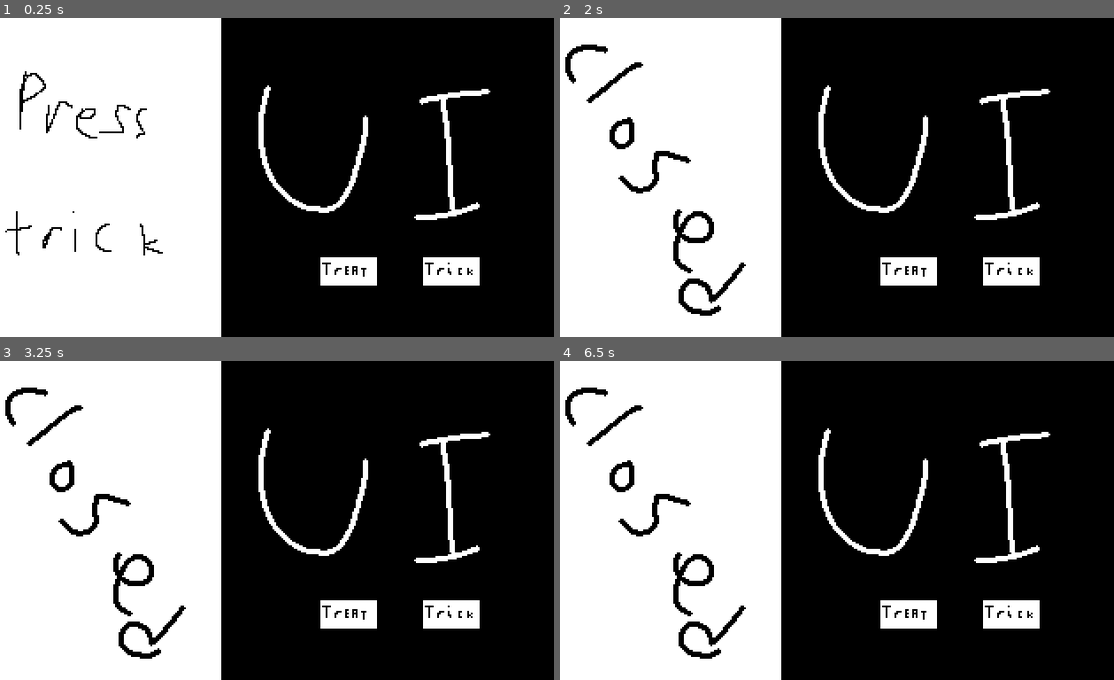
Above: before the commit, frames 1-4 (two rows, left to right).
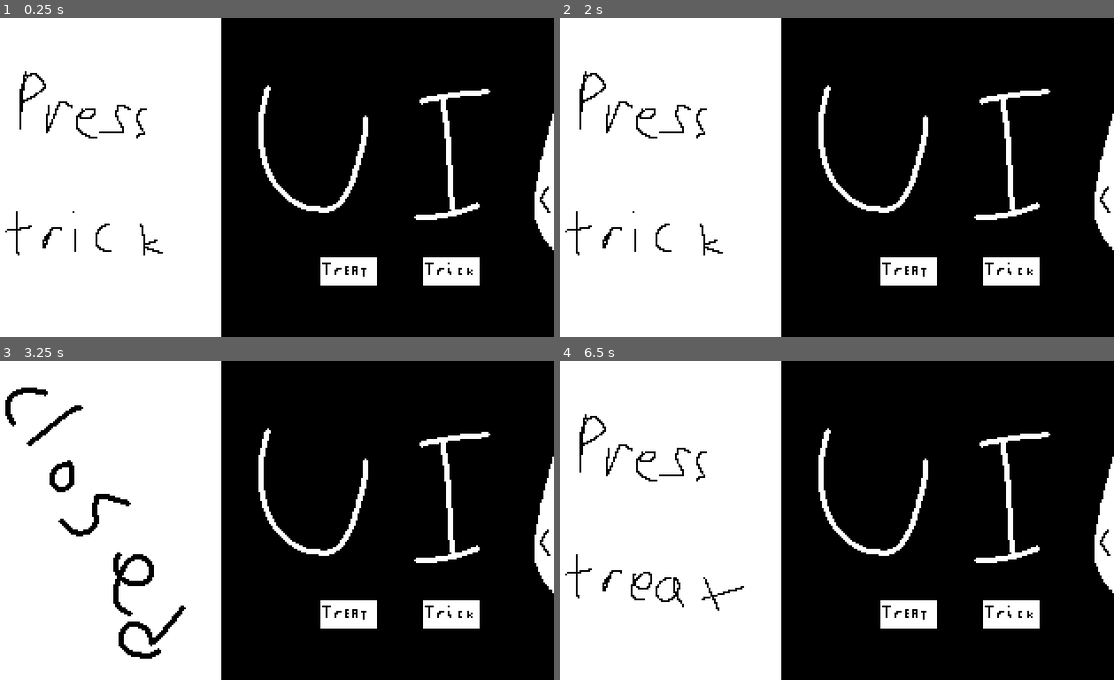
Above: after the commit, the same moments.

Repository: Ect0plasm/halloweenJam
Game: Godot game, scene res://Scenes/node_2d.tscn
Same seed, same stepped clock (60 frames per second), same inputs: the game is played once before the commit and once after it.
Inputs (mouse positions are in pixels of both pictures, inside the frame that each line leads up to):
- Up to frame 1 (0.25 s): no input
- Up to frame 2 (2 s): click (1008, 270) at 0.52 s; click (1008, 270) at 1.27 s
- Up to frame 3 (3.25 s): click (349, 613) at 2.02 s; click (349, 613) at 2.77 s
- Up to frame 4 (6.5 s): click (1008, 613) at 3.52 s; click (1008, 613) at 4.27 s; click (909, 613) at 5.02 s; click (909, 613) at 5.77 s

The runs differ from the first frame. In frame 1, 0.9% of the frame differs, in the area x 96-100%, y 30-73%; in frame 2, 3.5%; in frame 3, 0.9%; in frame 4, 3.6%, in the area x 0-100%, y 8-94%.

Commit message:
feat: Guide

Diff:
--- a/Scenes/Assets/visitorProperties.gd
+++ b/Scenes/Assets/visitorProperties.gd
@@ -1,2 +1,2 @@
 extends Sprite2D
-@export var trick:bool
+@export var trick: bool
--- a/Scenes/node_2d.tscn
+++ b/Scenes/node_2d.tscn
@@ -1,10 +1,12 @@
-[gd_scene load_steps=6 format=3 uid="uid://cxm1y0g8khuxs"]
+[gd_scene load_steps=8 format=3 uid="uid://cxm1y0g8khuxs"]
 
 [ext_resource type="Texture2D" uid="uid://ccis8pylpta65" path="res://closeDoor.png" id="1_u7krg"]
 [ext_resource type="Texture2D" uid="uid://bmndn1bjbak0x" path="res://UI.png" id="2_tx0tn"]
 [ext_resource type="Script" uid="uid://ctt35qcba1w8y" path="res://visitors.gd" id="3_wjtap"]
 [ext_resource type="Texture2D" uid="uid://6j0213vnaolv" path="res://Trick.png" id="4_v7gqg"]
 [ext_resource type="Texture2D" uid="uid://fwow3a58qj8n" path="res://Treat.png" id="5_chwn1"]
+[ext_resource type="Texture2D" uid="uid://y58rtd0uku02" path="res://guide.png" id="6_tx0tn"]
+[ext_resource type="Script" uid="uid://b7jr2dbtnsa8d" path="res://guide.gd" id="7_wjtap"]
 
 [node name="Node2D" type="Node2D"]
 
@@ -19,21 +21,33 @@
 [node name="GameController" type="Node" parent="." node_paths=PackedStringArray("door")]
 script = ExtResource("3_wjtap")
 door = NodePath("../CloseDoor")
-cooldowntime = 2.0
+mean = 1.5
+deviation = 0.4
 
-[node name="TextureButton2" type="TextureButton" parent="."]
+[node name="Trick" type="TextureButton" parent="."]
 offset_left = 246.0
 offset_top = 135.0
 offset_right = 278.0
 offset_bottom = 151.0
 texture_normal = ExtResource("4_v7gqg")
 
-[node name="TextureButton" type="TextureButton" parent="."]
+[node name="Treat" type="TextureButton" parent="."]
 offset_left = 188.0
 offset_top = 135.0
 offset_right = 220.0
 offset_bottom = 151.0
 texture_normal = ExtResource("5_chwn1")
 
-[connection signal="pressed" from="TextureButton2" to="GameController" method="button_pressed" binds= [true]]
-[connection signal="pressed" from="TextureButton" to="GameController" method="button_pressed" binds= [false]]
+[node name="Guide" type="TextureButton" parent="."]
+offset_left = 300.0
+offset_right = 470.0
+offset_bottom = 300.0
+texture_normal = ExtResource("6_tx0tn")
+script = ExtResource("7_wjtap")
+closed = Vector2(302, 0)
+open = Vector2(200, 0)
+speed = 0.2
+
+[connection signal="pressed" from="Trick" to="GameController" method="button_pressed" binds= [true]]
+[connection signal="pressed" from="Treat" to="GameController" method="button_pressed" binds= [false]]
+[connection signal="pressed" from="Guide" to="Guide" method="_on_pressed"]
--- /dev/null
+++ b/guide.gd
@@ -0,0 +1,21 @@
+extends TextureButton
+
+@export var closed: Vector2
+@export var open: Vector2
+@export var speed: float
+
+var tween: Tween
+var opened: bool = false
+
+func _ready():
+	var bitmap = BitMap.new()
+	bitmap.create_from_image_alpha(self.texture_normal.get_image())
+	self.texture_click_mask = bitmap
+
+func _on_pressed():
+	opened = not opened
+	tween = create_tween()
+	if opened:
+		tween.tween_property($".", "position", open, speed)
+	else:
+		tween.tween_property($".", "position", closed, speed)
--- a/visitors.gd
+++ b/visitors.gd
@@ -1,27 +1,35 @@
 extends Node
-@export var door:Sprite2D
-@onready var visitors = [preload("res://Scenes/Assets/Visitor1.tscn"),
-preload("res://Scenes/Assets/Visitor2.tscn")]
-@export var cooldowntime:float
+
+@export var door: Sprite2D
+@onready var visitors = [preload("res://Scenes/Assets/Visitor1.tscn"), preload("res://Scenes/Assets/Visitor2.tscn")]
+@export var mean: float
+@export var deviation: float
+
 var timeout
 var current_visitor
+
 func spawn_visitor():
 	door.set_visible(false)
-	current_visitor = visitors[randi_range(0,1)].instantiate()
+	current_visitor = visitors[randi_range(0, 1)].instantiate()
 	current_visitor.position = door.position
 	add_child(current_visitor)
-func button_pressed(trick:bool):
+
+func button_pressed(trick: bool):
 	if timeout:
 		return
+
 	if current_visitor.trick == trick:
 		print("good")
 	else:
 		print("bad")
+
 	door.set_visible(true)
 	remove_child(current_visitor)
 	timeout = true
-	await get_tree().create_timer(cooldowntime).timeout
+	var length = clamp(randfn(mean, deviation), mean - 3*deviation, mean + 3*deviation)
+	await get_tree().create_timer(length).timeout
 	timeout = false
 	spawn_visitor()
+
 func _ready() -> void:
 	spawn_visitor()
Not shown, added: guide.gd.uid
Binary file added: guide.png
Not shown, added: guide.png.import
